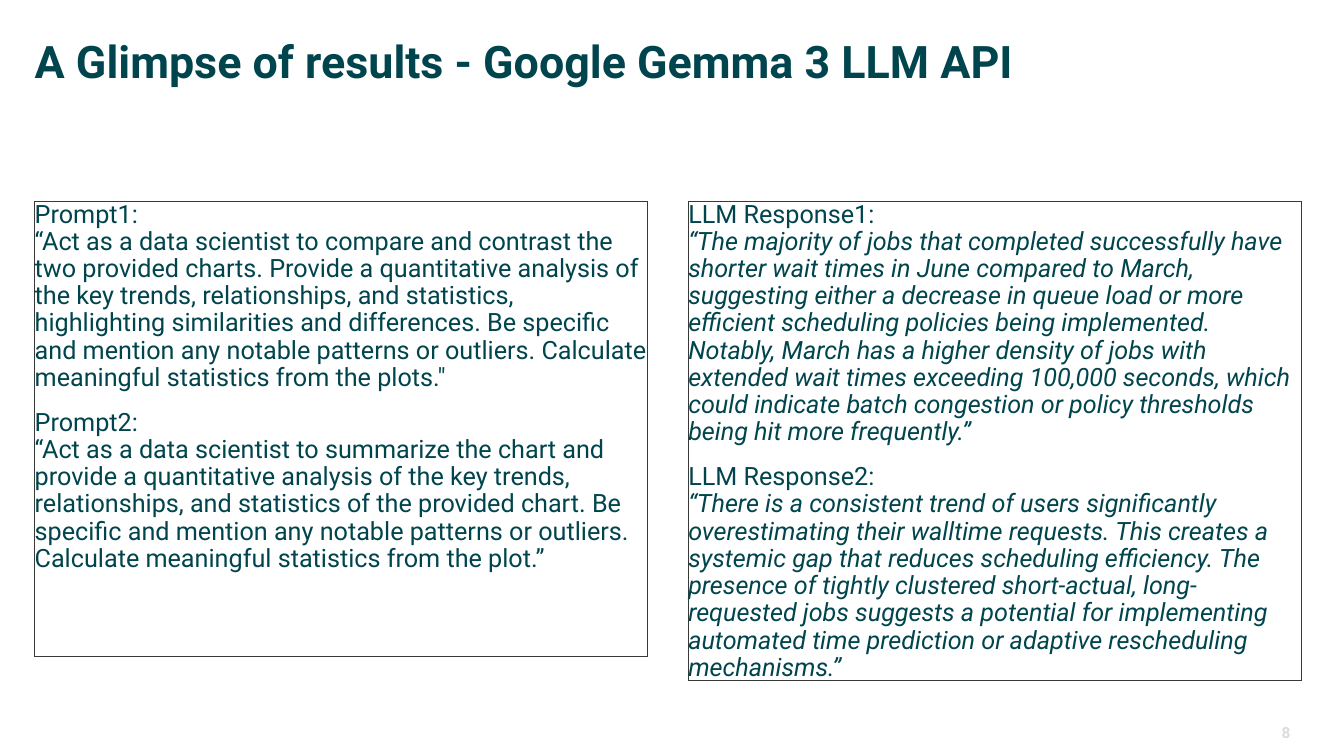
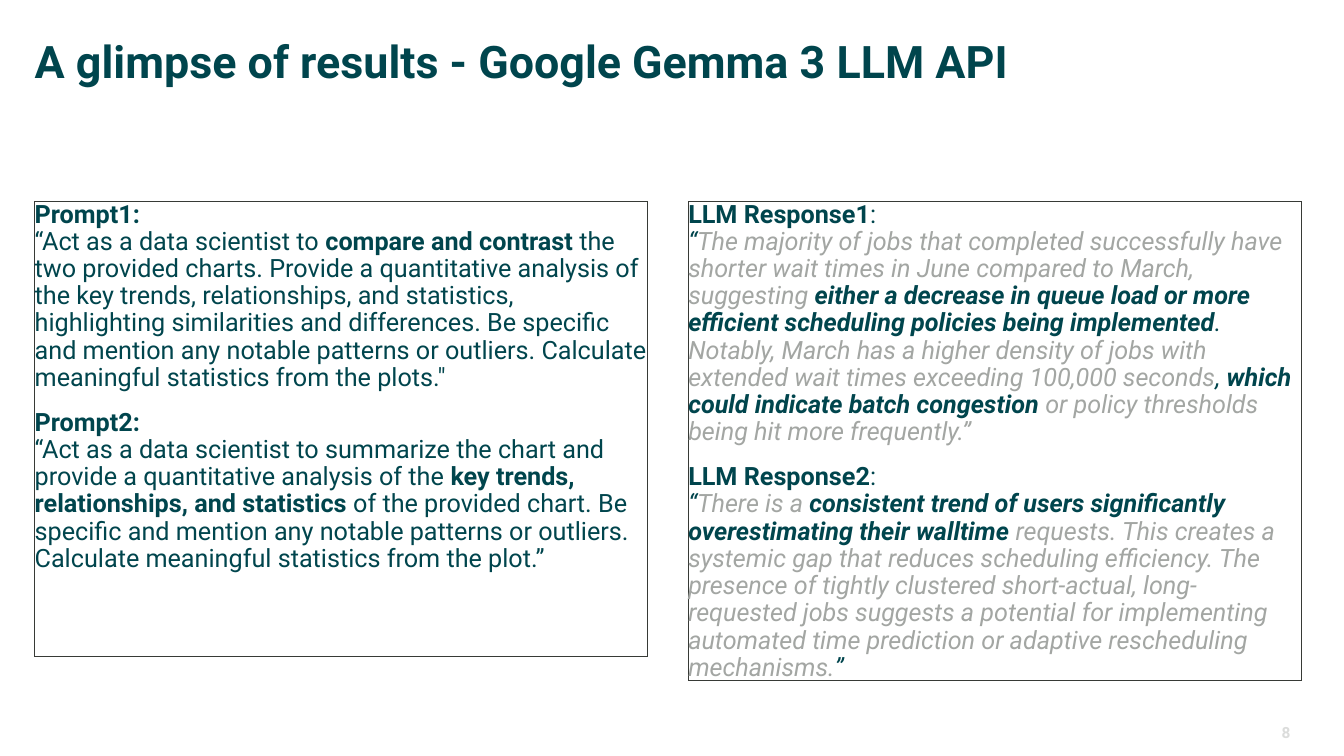
Before and after one commit to ketancmaheshwari/urgent-computing-sched, a slide deck: slide 8 of wisdom-pres.pptx. Drawn at 1344x756 pixels with LibreOffice and Linux fonts; fonts in the diff are those of the drawing; background and template pictures are left out. Boxes give left, top, right and bottom in pixels: in the first picture for what was removed or moved away, otherwise in the second. Text is boxed around its words. In the diff, an @@ line names an element or a change of style, - is before the commit and + after.

```diff
--- a/wisdom-pres.pptx
+++ b/wisdom-pres.pptx
@@ title at box(35, 44, 1007, 88): text changed @@
-A Glimpse of results - Google Gemma 3 LLM API
+A glimpse of results - Google Gemma 3 LLM API
@@ text "Prompt1: “Act as a data ..." at box(34, 202, 647, 657): bold on in "Prompt1: compare and contrast", "Prompt2: key trends, relationships, and statistics" @@
@@ text "LLM Response1: “The majority of ..." at box(689, 202, 1302, 681): text colour #00454D to #A3A6A3 in "“The majority of jobs that completed successfully ...", "“There is a requests. This creates a ..."; bold on in "LLM Response1: either a decrease in queue ...", "LLM Response2: consistent trend of users significantly ..." @@
```
Also in this commit, not shown: 8 other slides changed.
